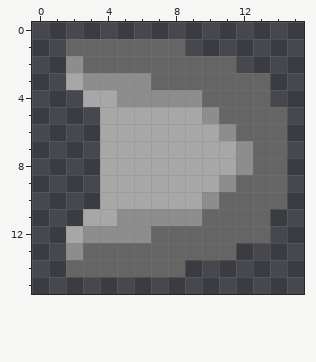
File history of a pixel-art sprite, Assets/Art/Player/Spirit/SpiritMove.png. The first picture shows the starting point.
The file is 16x16 pixels.
Once edited:
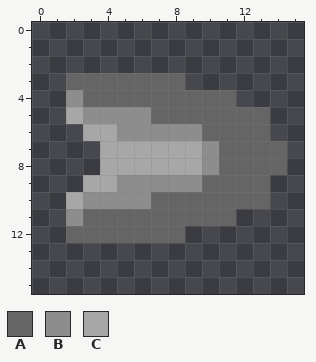
Palette (. is transparent): A #656565  B #8d8d8d  C #a7a7a7
Author's note on the commit: Improve spirit visuals, change shader to shrink
Changes in this commit:
Changed rows in their new state; - is an unchanged pixel.
first column x 2:
 1 .......------
 2 ..........---
 3 AAAAA--.....-
 4 BAAAAAAA--..-
 5 CBBBBAAAA---.
 6 -C-BBBBBAA--.
 7 --------BAA--
 8 --------BAA--
 9 -C-BBBBBAA--.
10 CBBBBAAAA---.
11 BAAAAAAA--..-
12 AAAAA--.....-
13 ..........---
14 .......------
